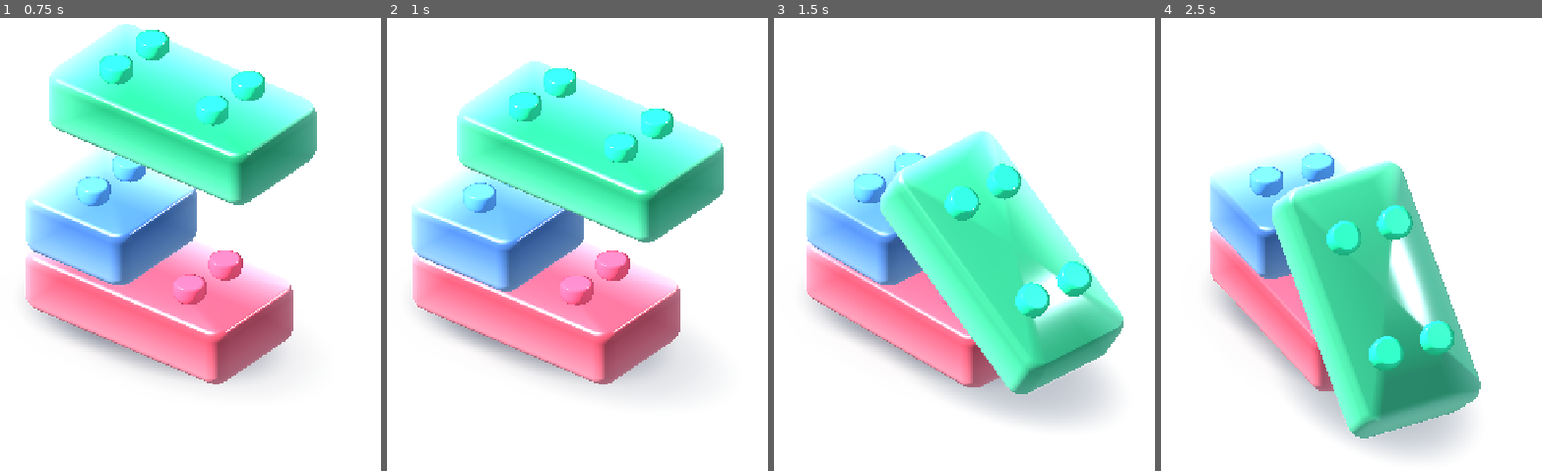
Above: before the commit, frames 1-4 (left to right).
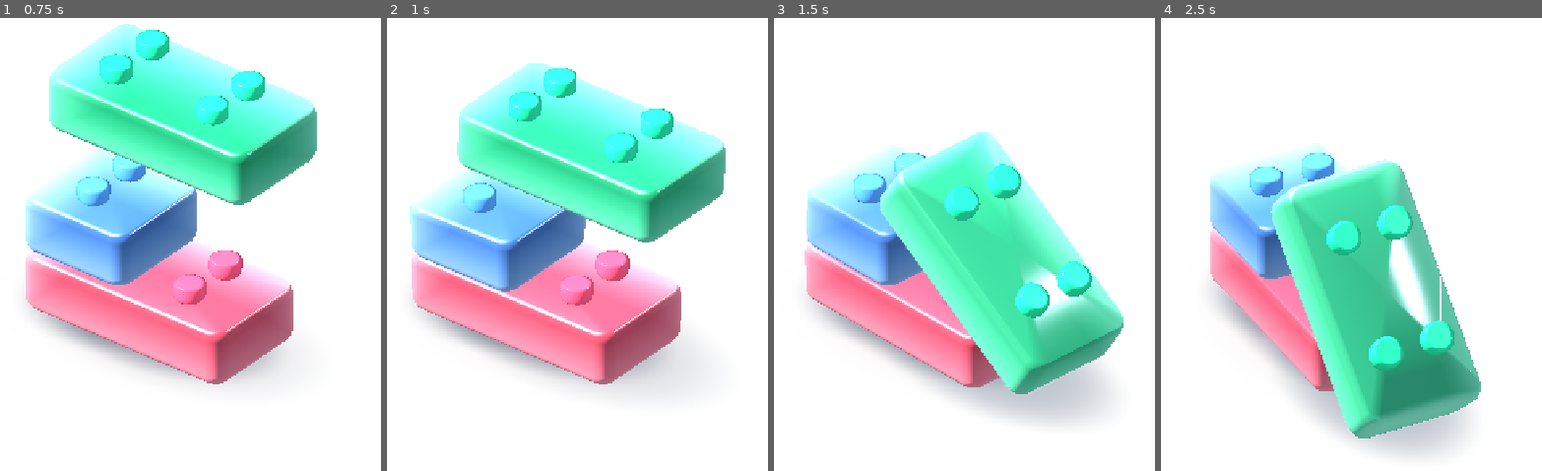
Above: after the commit, the same moments.

Repository: dbrckk/Jelly-bricks
Game: Godot game, scene res://prototypes/single_brick/physics_stack.tscn
The game is run twice, just before and just after one commit, with the same random seed, the same clock (stepped at 60 frames per second) and the same inputs. This scene is started directly instead of the project's main scene.
Inputs (mouse positions are in pixels of both pictures, inside the frame that each line leads up to):
- Up to frame 1 (0.75 s): tap Enter at 0.5 s; move the mouse to (255, 185) at 0.52 s; click (255, 185) at 0.67 s
- Up to frame 2 (1 s): no input
- Up to frame 3 (1.5 s): drag from (846, 262) to (911, 380) at 1.27 s
- Up to frame 4 (2.5 s): move the mouse to (1362, 49) at 2.02 s; click (1362, 49) at 2.17 s

Frame 1 is identical in both runs. In frame 2, 0.5% of the frame differs, in the area x 5-89%, y 9-67%; in frame 3, 0.2%; in frame 4, 0.2%.

Commit message:
feat(jelly): control strong mid-body bulging and inertia from physical impacts

Diff:
--- a/native-godot/prototypes/single_brick/physics_stack.gd
+++ b/native-godot/prototypes/single_brick/physics_stack.gd
@@ -17,6 +17,11 @@
 # The lab can compare genuine physics impacts without changing the base
 # scene's verified reference preset (1.0). Keep the multiplier bounded.
 var impact_multiplier: float = 1.0
+# User-adjustable amount of optical / silhouette jelly distortion.
+# Purely visual; real collisions remain stable on the original compound shapes.
+var gel_softness: float = 0.92
+var peak_silhouette_bulge: float = 0.0
+var peak_follow_through: float = 0.0
 var paused_by_user: bool = false
 var bodies: Array[RigidBody3D] = []
 var ground_shadows: Array[MeshInstance3D] = []
@@ -244,6 +249,8 @@
     peak_shadow_travel = 0.0
     peak_local_impact = 0.0
     total_local_hits = 0
+    peak_silhouette_bulge = 0.0
+    peak_follow_through = 0.0
     for i in range(bodies.size()):
         var body: RigidBody3D = bodies[i]
         body.freeze = true
@@ -287,6 +294,11 @@
 ## never a fake animation-speed multiplier. The caller explicitly replays.
 func select_impact_multiplier(value: float) -> void:
     impact_multiplier = clampf(value, 0.45, 1.55)
+
+func select_gel_softness(value: float) -> void:
+    gel_softness = clampf(value, 0.0, 1.0)
+    for i in range(paints.size()):
+        _apply_visual_spring(i, impact_energy[i])
 
 ## A real pause keeps the bodies and their rotations where they were.
 ## Frozen bodies retain their velocities until unpaused. If the scene has
@@ -332,7 +344,19 @@
     var angular: float = 0.0
     if i < bodies.size():
         angular = clampf(bodies[i].angular_velocity.z * 0.08, -0.24, 0.24)
+    # Measured body velocity plus angular momentum move the upper gel
+    # with a small inertia offset independent from rigid-body rotation.
+    var inertia: float = angular * 1.6
+    if i < bodies.size():
+        inertia += bodies[i].linear_velocity.x * 0.21
+    inertia = clampf(inertia, -0.72, 0.72)
     paints[i].set_shader_parameter("deformation", compressed)
+    paints[i].set_shader_parameter("silhouette_softness", gel_softness)
+    paints[i].set_shader_parameter("momentum_lag", inertia)
+    peak_silhouette_bulge = maxf(peak_silhouette_bulge,
+        maxf(0.0, compressed) * gel_softness * 0.17)
+    peak_follow_through = maxf(peak_follow_through,
+        absf(inertia) * gel_softness)
     paints[i].set_shader_parameter("impact_local_point", impact_local_points[i])
     paints[i].set_shader_parameter("impact_local_energy", impact_local_energy[i])
     paints[i].set_shader_parameter("impact_local_age", impact_local_age[i])
@@ -351,6 +375,8 @@
     var coat := layers[i].get_node("ThinOpticalClearcoat") as MeshInstance3D
     var coat_mat := coat.material_override as ShaderMaterial
     coat_mat.set_shader_parameter("deformation", compressed)
+    coat_mat.set_shader_parameter("silhouette_softness", gel_softness)
+    coat_mat.set_shader_parameter("momentum_lag", inertia)
     coat_mat.set_shader_parameter("impact_local_point", impact_local_points[i])
     coat_mat.set_shader_parameter("impact_local_energy", impact_local_energy[i])
     coat_mat.set_shader_parameter("impact_local_age", impact_local_age[i])
